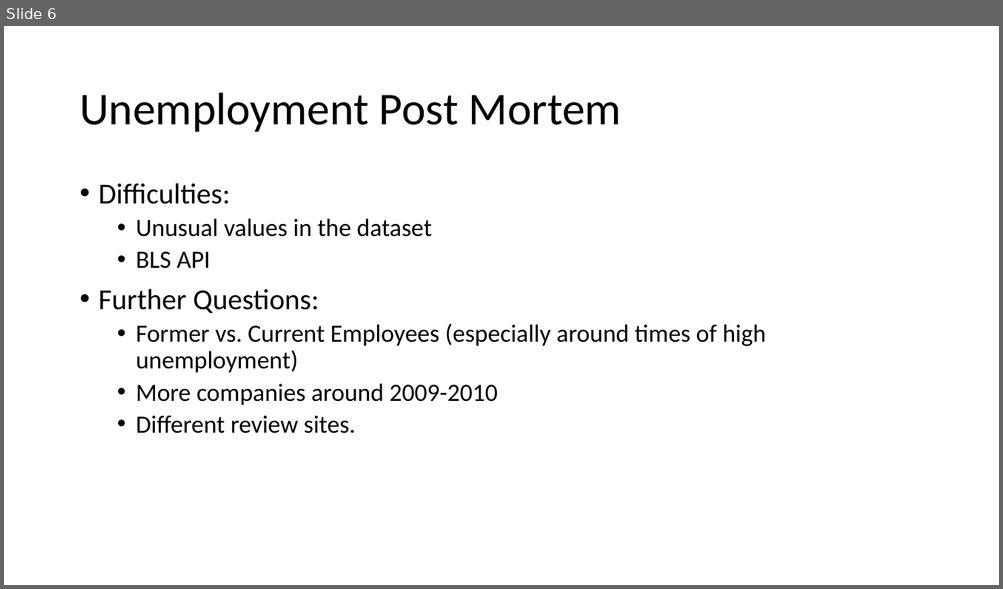
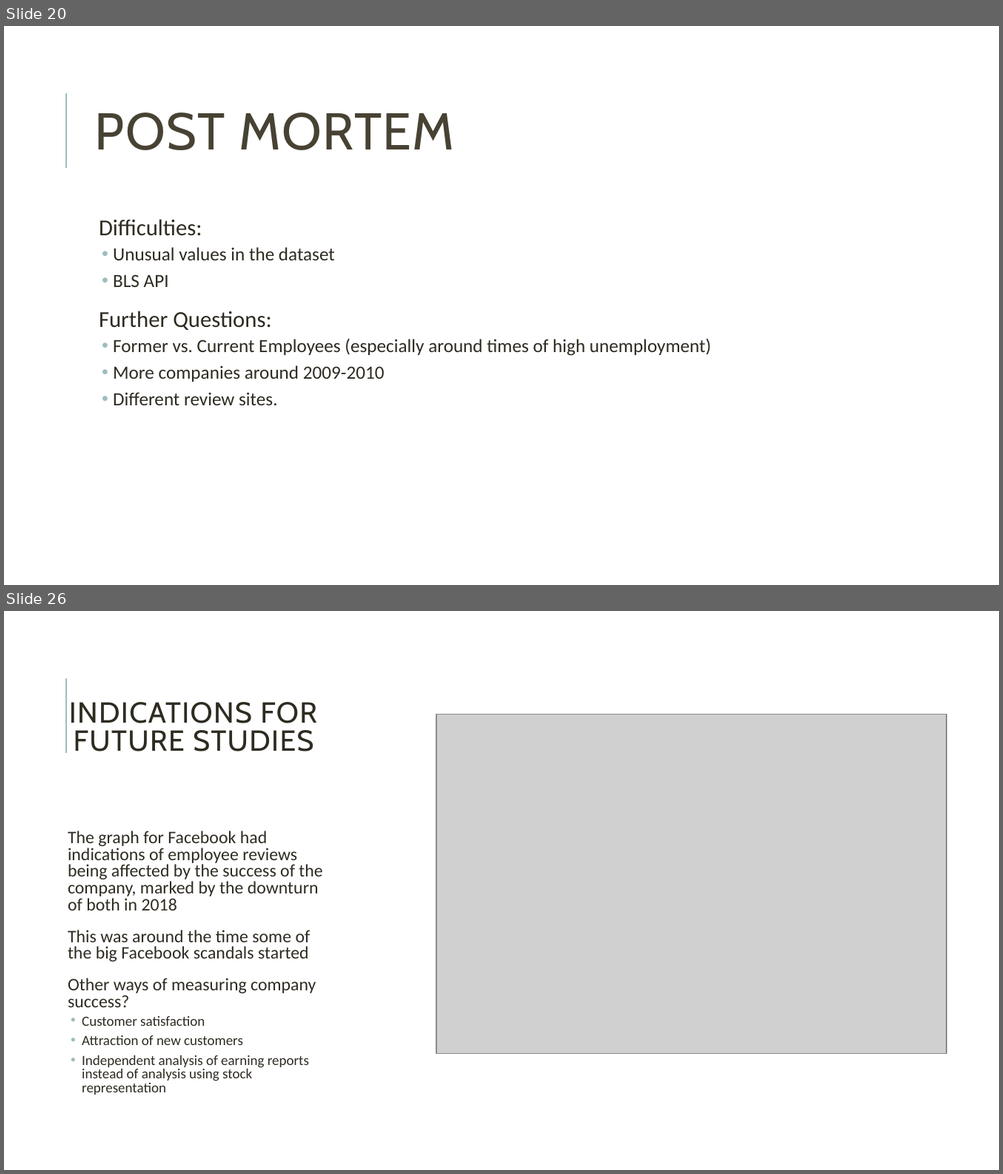
Before and after one commit to annabl38/Project_1, a slide deck: Happy People Presentation.pptx. Shown one above the other, each under a label of ours: slide 6 before the commit, slides 20 and 26 after it; the slides between them are not shown. The pictures are 1003x589 and 1003x1174 pixels, drawn with LibreOffice and Linux fonts; fonts in the diff are those of the drawing; grey boxes stand for pictures. Boxes give left, top, right and bottom in pixels: in the first picture for what was removed or moved away, otherwise in the second. Text is boxed around its words. In the diff, an @@ line names an element or a change of style, - is before the commit and + after.

```diff
--- a/Happy People Presentation.pptx
+++ b/Happy People Presentation.pptx
@@ slide 26 added at (4,611,999,1170), background #FFFFFF; not listed: 1 template element that a slide beside it also shows @@
@@ title added at (57,664,331,794), outline #FFFFFF 1.5 pt, 28 pt, text #2E2B21 @@
+INDICATIONS FOR FUTURE STUDIES
@@ picture added at (436,714,946,1054) @@
@@ text added at (68,831,322,1095), 17 pt, text #2E2B21 @@
+  The graph for Facebook had indications of employee reviews being affected by the success of the company, marked by the downturn of both in 2018
+  This was around the time some of the big Facebook scandals started
+  Other ways of measuring company success?
+  • Customer satisfaction
+  • Attraction of new customers
+  • Independent analysis of earning reports instead of analysis using stock representation
@@ what was slide 6 is now slide 20 @@
@@ slide 20 changed as well @@
@@ line added from (66, 168) to (66, 93), #9CBEBD 1.5 pt @@
@@ title at (95,113,454,150): text changed; size 44 to 50 pt; font Calibri to Cabin; text colour #000000 to #474233 @@
-Unemployment Post Mortem
+POST MORTEM
@@ text "Difficulties:": place and size @@
-text "Difficulties:" at (99,183,766,434)
+text "Difficulties:" at (99,219,711,406)
@@ text "Difficulties:" at (99,219,711,406): size 28 to 22 pt in "Difficulties:", "Further Questions:"; text colour #000000 to #2E2B21; size 24 to 18 pt in "Unusual values in the dataset", "BLS API", "Former vs. Current Employees (especially around times ...", "More companies around 2009-2010" and 1 more places; bullet • to  ; more space between paragraphs; indent changed @@
```
Also in this commit, not shown: 5 other slides changed, 19 other slides added.
